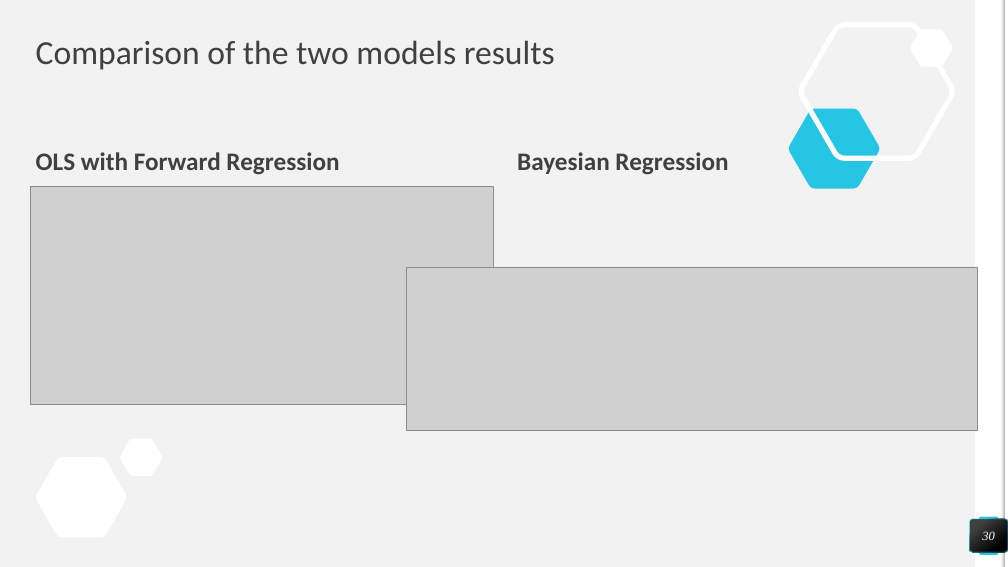
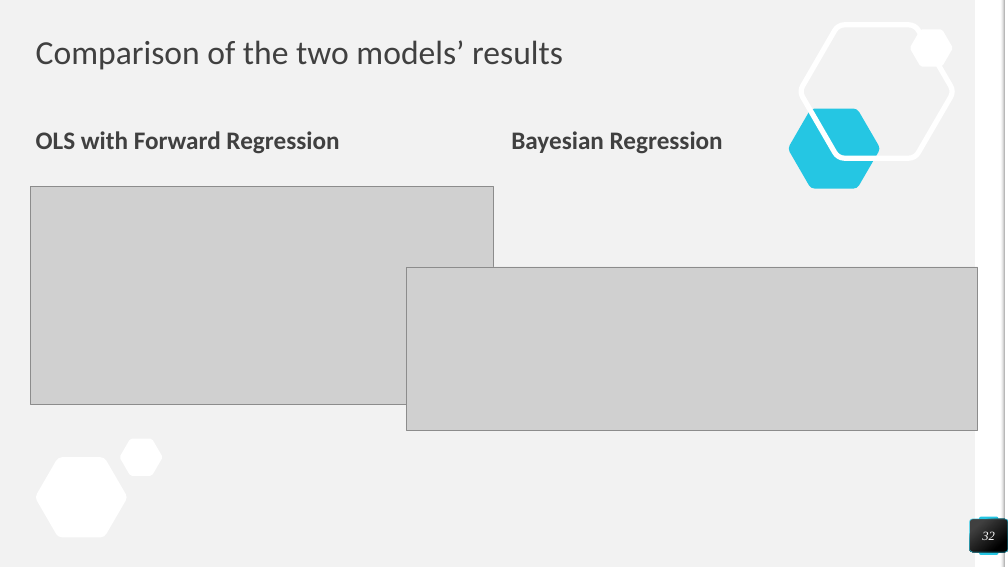
Before and after one commit to nealpatel02/DataScience_Project_3251, a slide deck: slide 32 of Customer Segmentation - Statistics Term Project Presentation - Team 5 - V2.pptx (slide 30 before the commit). Drawn at 1008x567 pixels with LibreOffice and Linux fonts; fonts in the diff are those of the drawing; grey boxes stand for pictures. Boxes give left, top, right and bottom in pixels: in the first picture for what was removed or moved away, otherwise in the second. Text is boxed around its words. In the diff, an @@ line names an element or a change of style, - is before the commit and + after.

```diff
--- a/Customer Segmentation - Statistics Term Project Presentation - Team 5 - V2.pptx
+++ b/Customer Segmentation - Statistics Term Project Presentation - Team 5 - V2.pptx
@@ title at (36, 40, 563, 70): text changed @@
-Comparison of the two models results
+Comparison of the two models’ results
@@ text "OLS with Forward Regression": place and size @@
-text "OLS with Forward Regression" at (36, 152, 339, 175)
+text "OLS with Forward Regression" at (36, 131, 339, 154)
@@ text "Bayesian Regression": place and size @@
-text "Bayesian Regression" at (517, 152, 728, 175)
+text "Bayesian Regression" at (511, 131, 723, 154)
@@ page number at (982, 531, 995, 540): text changed @@
-30
+32
```
Also in this commit, not shown: 19 other slides changed, 3 slides added, 1 slide removed.
